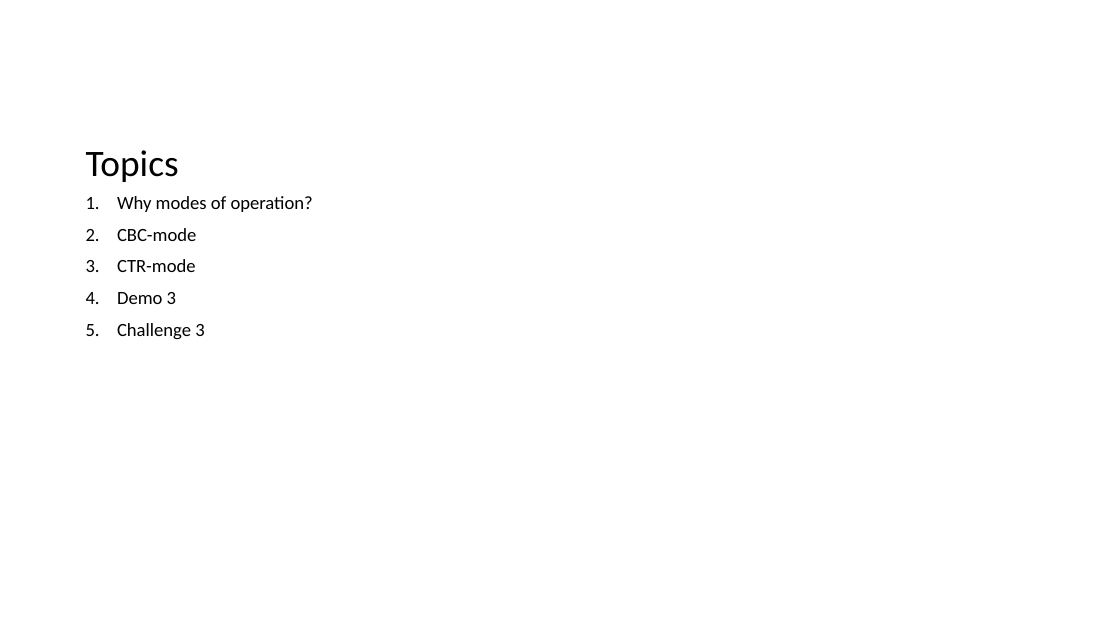
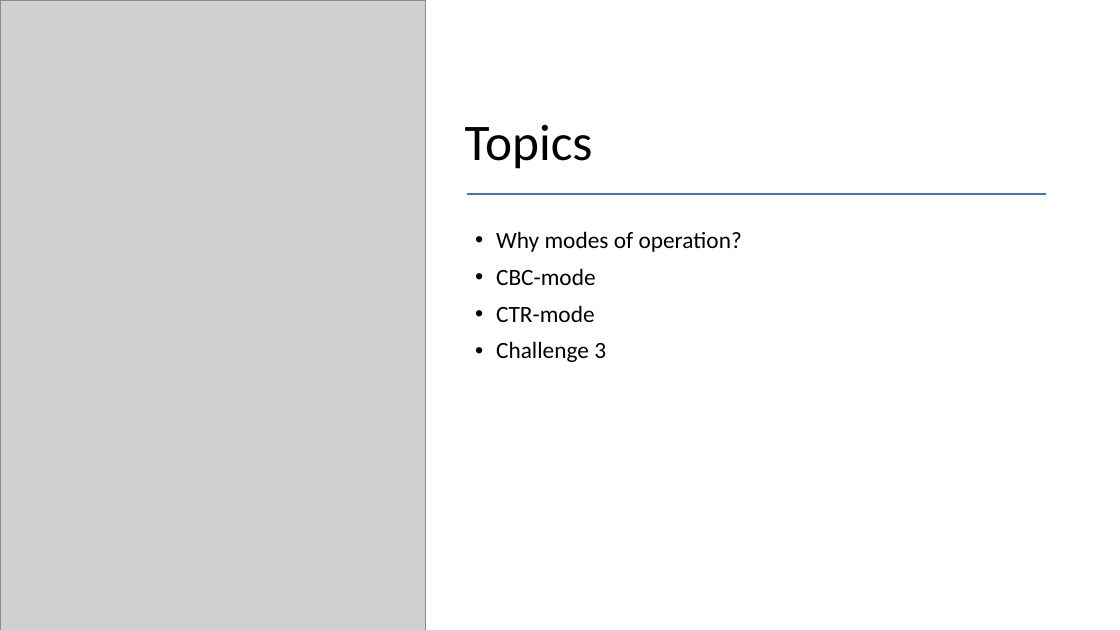
Before and after one commit to DoZ10/crypto, a slide deck: slide 24 of Breaking AES like a Bowsss !.pptx (slide 23 before the commit). Drawn at 1120x630 pixels with LibreOffice and Linux fonts; fonts in the diff are those of the drawing; grey boxes stand for pictures. Boxes give left, top, right and bottom in pixels: in the first picture for what was removed or moved away, otherwise in the second. Text is boxed around its words. In the diff, an @@ line names an element or a change of style, - is before the commit and + after.

```diff
--- a/Breaking AES like a Bowsss !.pptx
+++ b/Breaking AES like a Bowsss !.pptx
@@ picture added at [0,0,426,630] @@
@@ title "Topics": place and size @@
-title "Topics" at [86,150,179,182]
+title "Topics" at [465,124,593,169]
@@ title "Topics" at [465,124,593,169]: size 32 to 44 pt @@
@@ line added from (467, 194) to (1047, 194), #4472C4 1.5 pt @@
@@ text "Why modes of operation?": place and size @@
-text "Why modes of operation?" at [117,196,313,340]
+text "Why modes of operation?" at [496,231,742,362]
@@ text "Why modes of operation?" at [496,231,742,362]: size 16 to 20 pt; bullet 1. to • @@
@@ text at [117,292,176,304]: paragraph removed @@
-4. Demo 3
```
Also in this commit, not shown: 12 other slides changed, 4 slides added, 3 slides removed.
